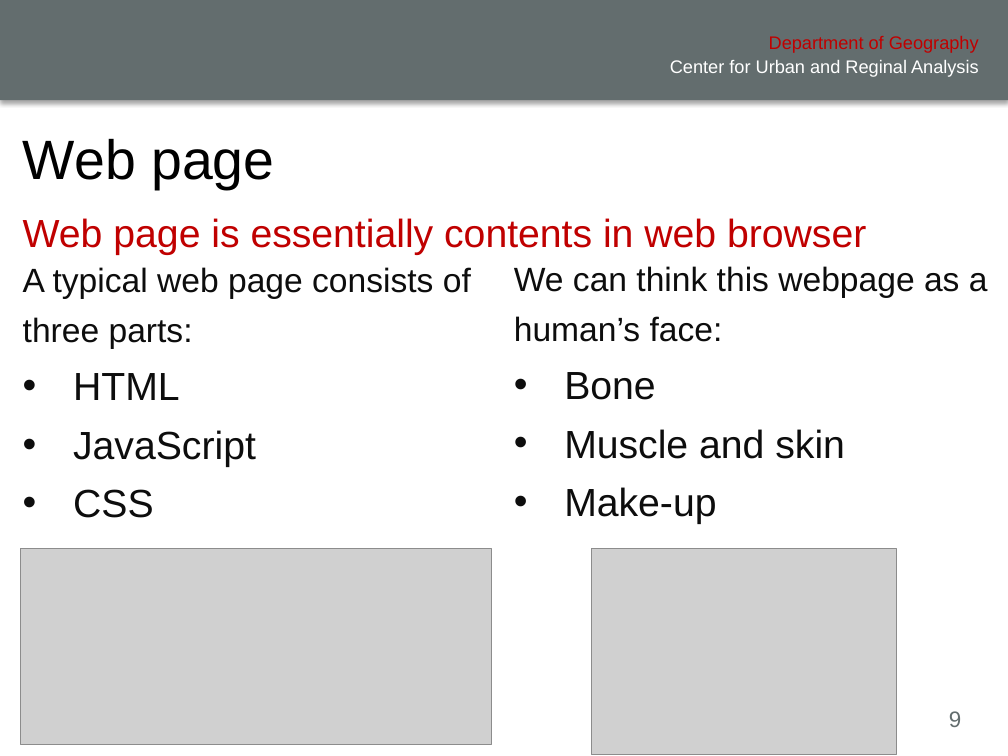
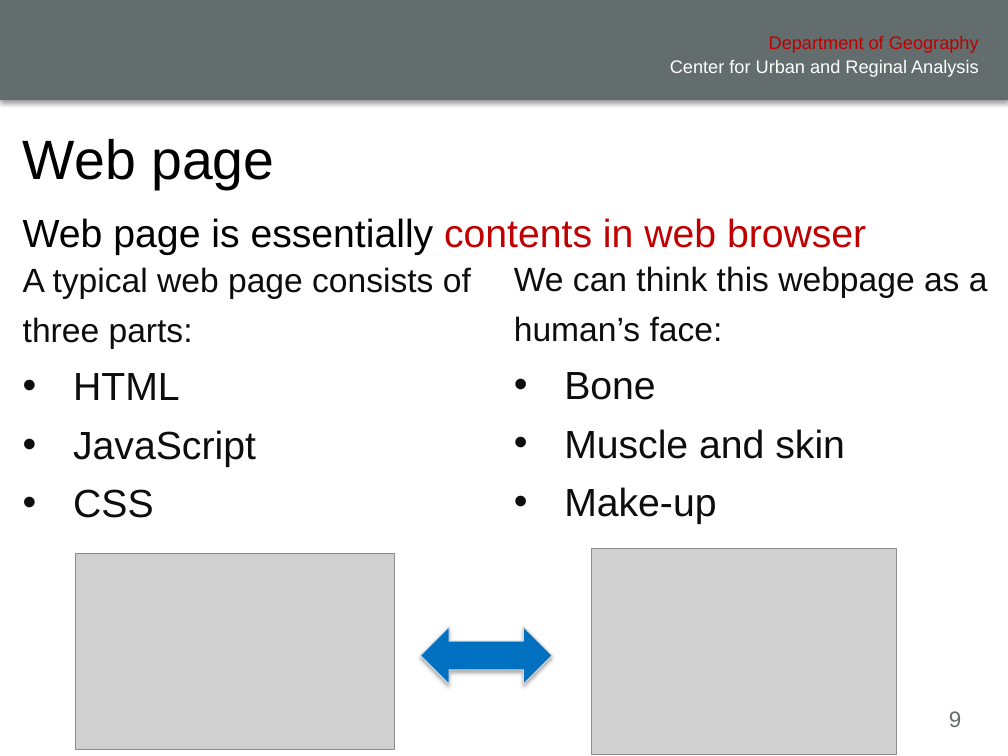
Before and after one commit to xiaohuiliugis/UCGIS-Fullstack-Geovisualization-Workshop, a slide deck: slide 9 of doc/presentation.pptx. Drawn at 1008x756 pixels with LibreOffice and Linux fonts; fonts in the diff are those of the drawing; grey boxes stand for pictures; background and template pictures are left out. Boxes give left, top, right and bottom in pixels: in the first picture for what was removed or moved away, otherwise in the second. Text is boxed around its words. In the diff, an @@ line names an element or a change of style, - is before the commit and + after.

```diff
--- a/doc/presentation.pptx
+++ b/doc/presentation.pptx
@@ text "Web page is essentially contents ..." at (x1=13, y1=192, x2=936, y2=678): text colour #C00000 to #000000 in "Web page is essentially" @@
@@ picture resized from (x1=20, y1=549, x2=492, y2=745) to (x1=76, y1=554, x2=395, y2=750) @@
@@ left right arrow added at (x1=420, y1=627, x2=552, y2=684), fill #0070C0, outline #D8D8D8 0.75 pt @@
```
Also in this commit, not shown: 4 other slides changed, 3 slides added, 3 other files.
